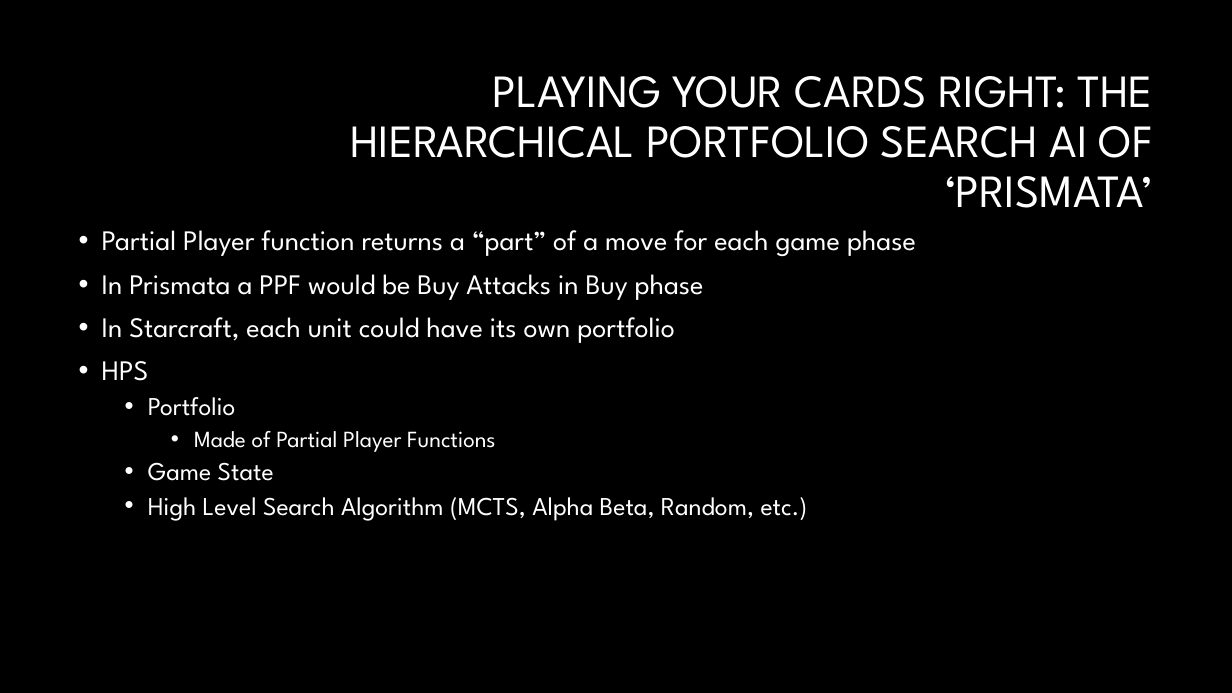
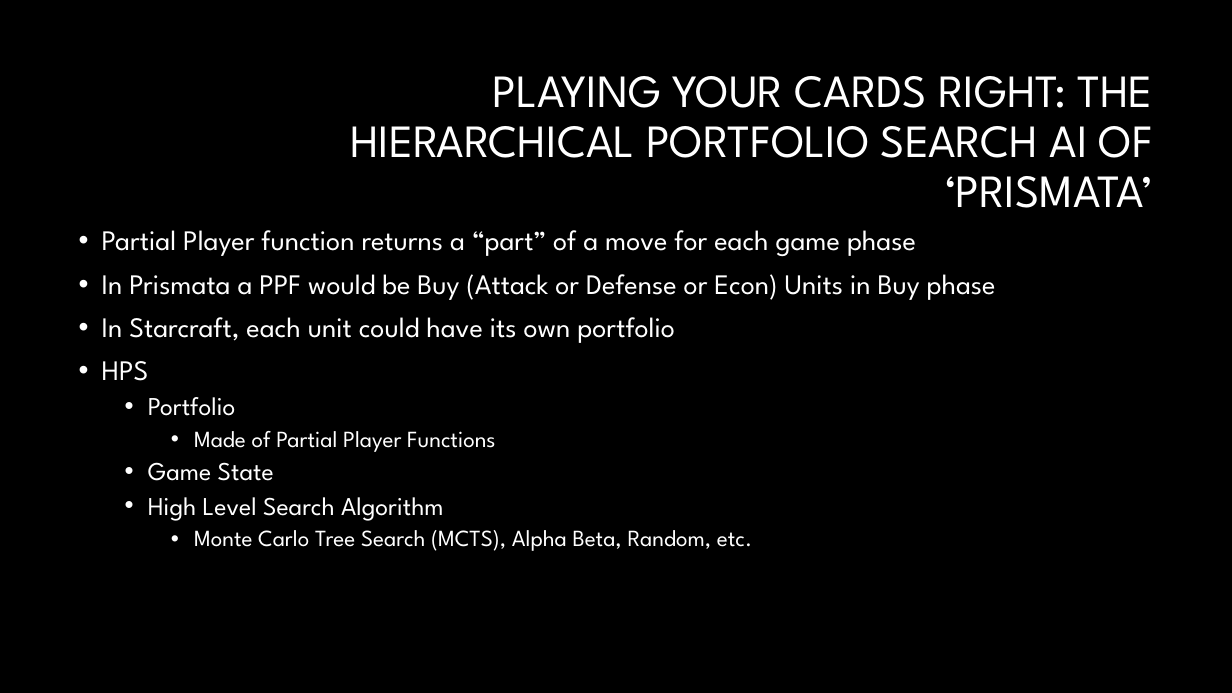
Before and after one commit to JSarasua/Guildhall, a slide deck: slide 3 of PD/Elevator pitch.pptx. Drawn at 1232x693 pixels with LibreOffice and Linux fonts; fonts in the diff are those of the drawing; background and template pictures are left out. Boxes give left, top, right and bottom in pixels: in the first picture for what was removed or moved away, otherwise in the second. Text is boxed around its words. In the diff, an @@ line names an element or a change of style, - is before the commit and + after.

```diff
--- a/PD/Elevator pitch.pptx
+++ b/PD/Elevator pitch.pptx
@@ text at (102, 274, 996, 300): text changed @@
-• In Prismata a PPF would be Buy Attacks in Buy phase
+• In Prismata a PPF would be Buy (Attack or Defense or Econ) Units in Buy phase
@@ text at (148, 497, 752, 551): text changed; size 20 to 18 pt @@
-  • High Level Search Algorithm (MCTS, Alpha Beta, Random, etc.)
+  • High Level Search Algorithm
+    • Monte Carlo Tree Search (MCTS), Alpha Beta, Random, etc.
```
Also in this commit, not shown: 5 other slides changed, 2 other files.
